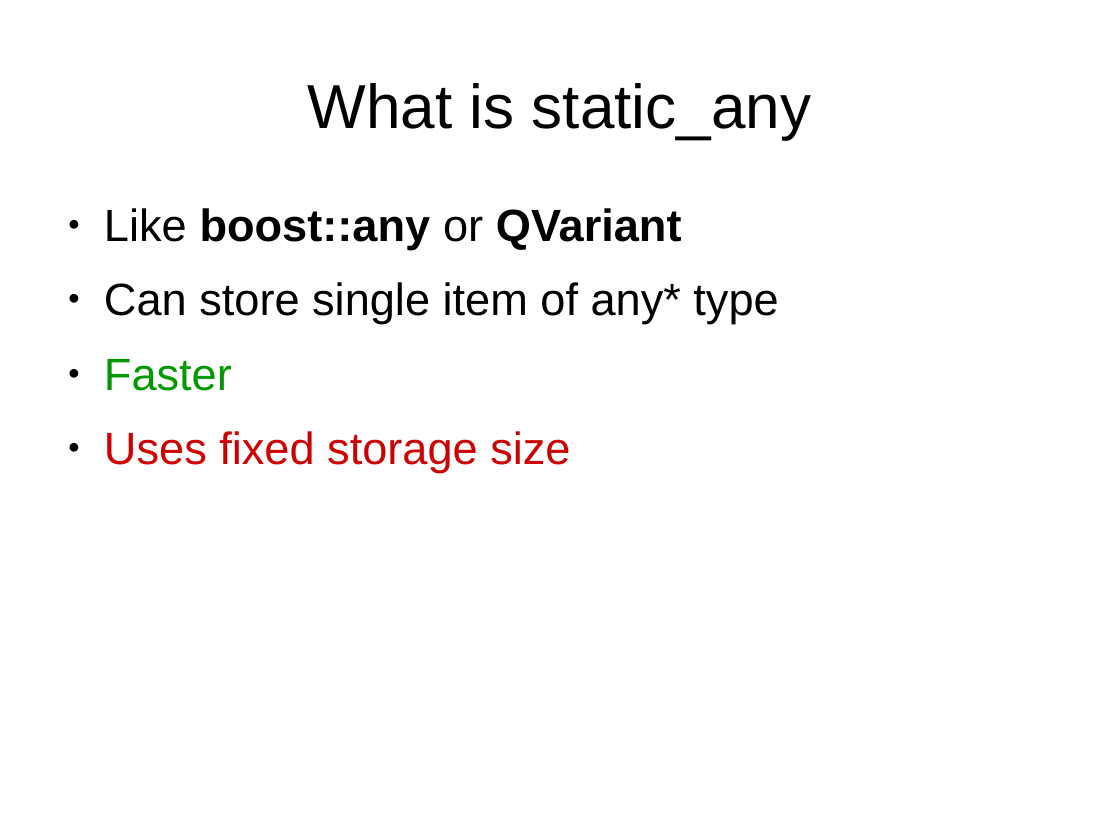
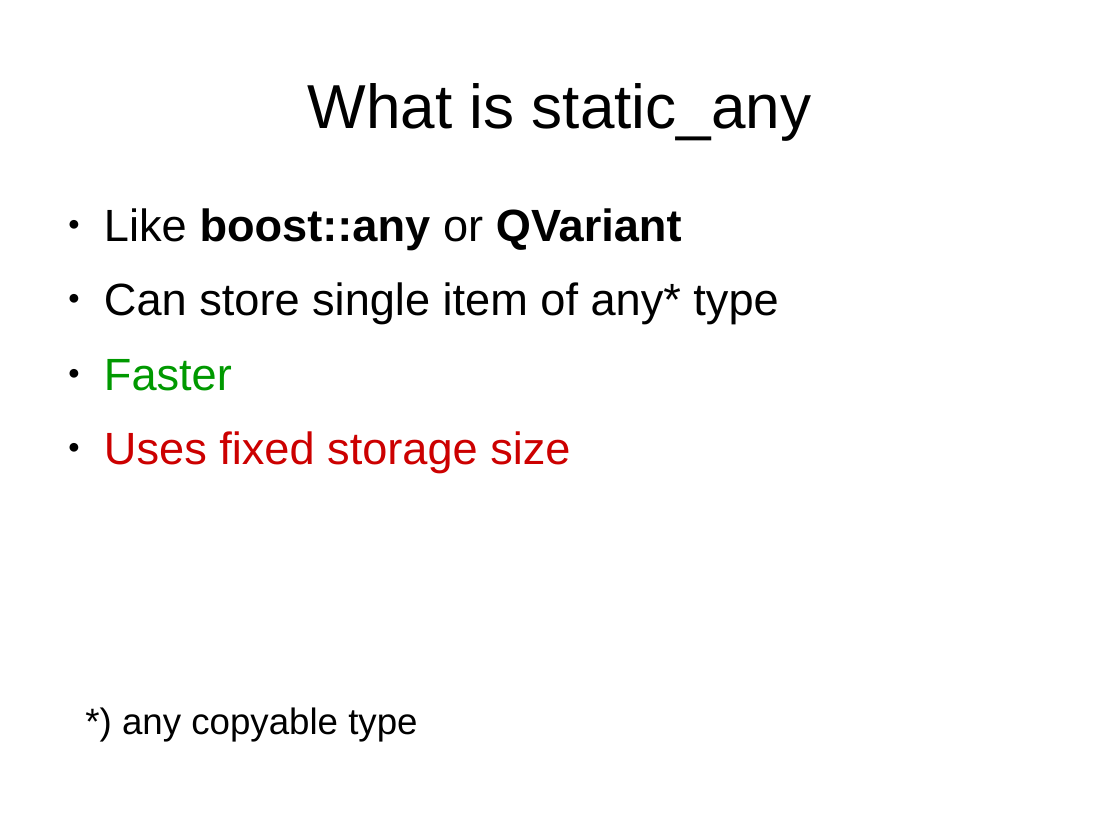
Before and after one commit to david-grs/static_any, a slide deck: slide 2 of static_any-lightning.odp. Drawn at 1120x840 pixels with LibreOffice and Linux fonts; fonts in the diff are those of the drawing. Boxes give left, top, right and bottom in pixels: in the first picture for what was removed or moved away, otherwise in the second. Text is boxed around its words. In the diff, an @@ line names an element or a change of style, - is before the commit and + after.

```diff
--- a/static_any-lightning.odp
+++ b/static_any-lightning.odp
@@ text added at bbox=[122, 707, 417, 742], 26 pt, text #000000 @@
+*) any copyable type
```
Also in this commit, not shown: 2 other slides changed.
